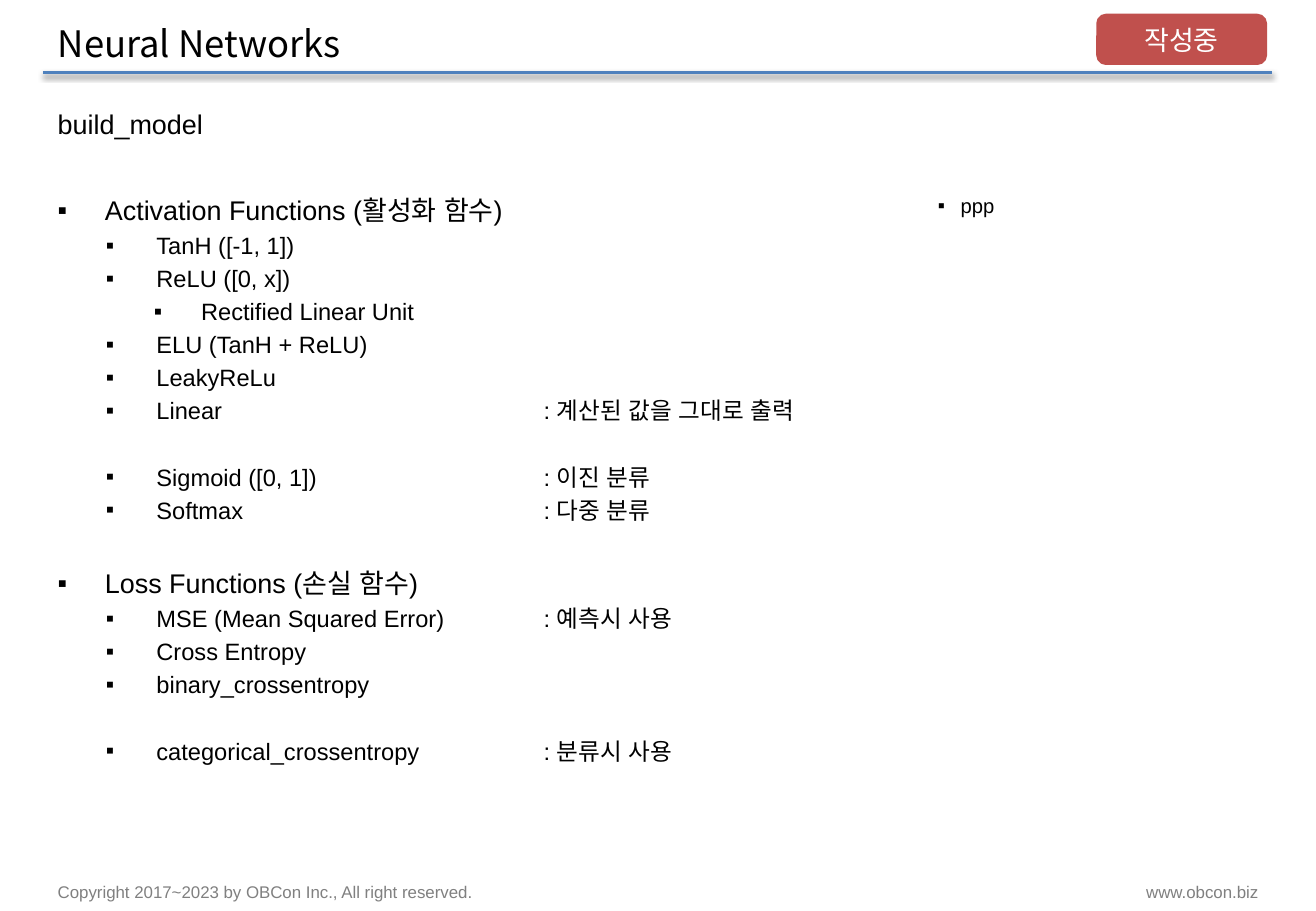
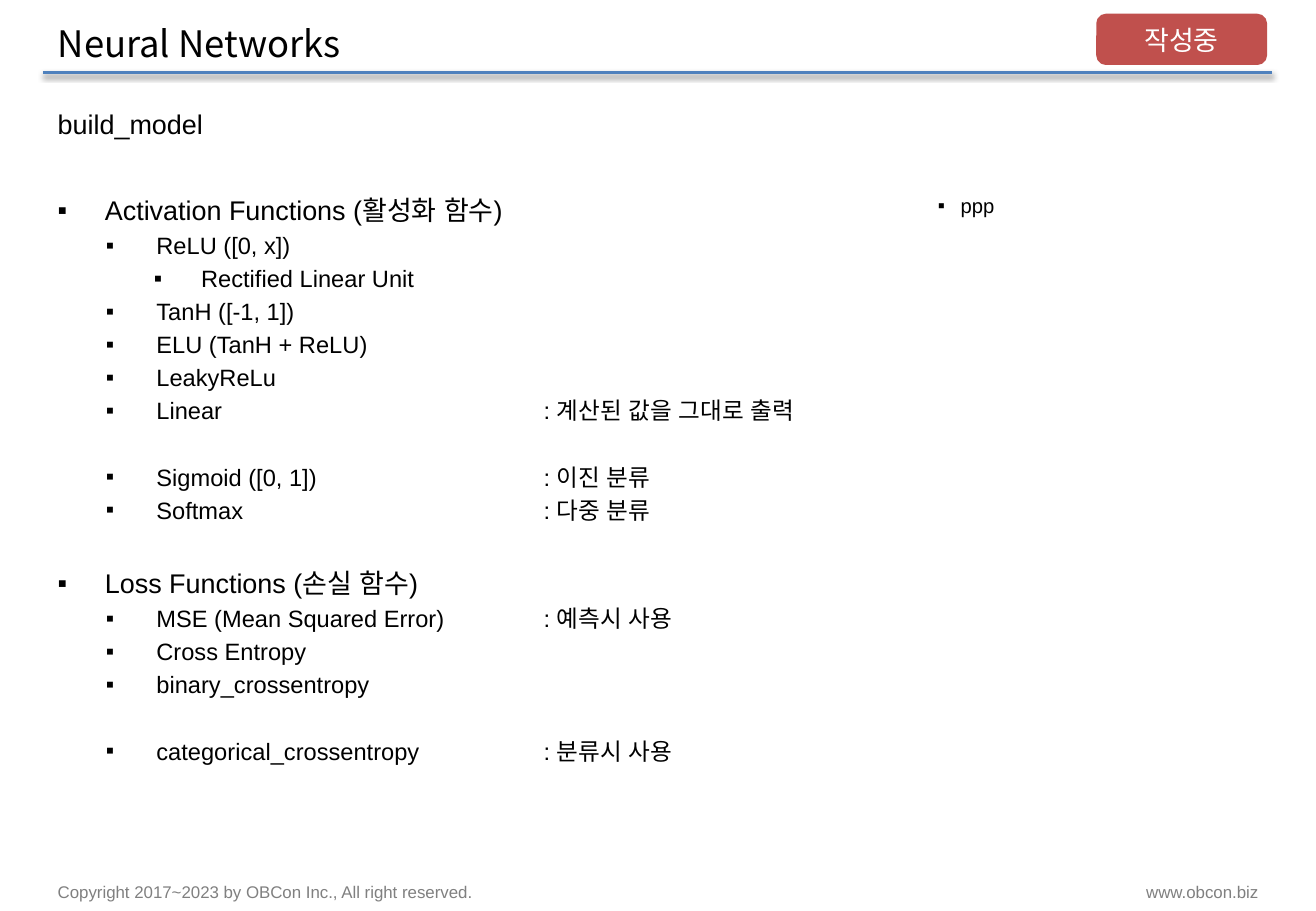
Before and after one commit to pnuskgh/EFriendExpert, a slide deck: slide 8 of laboratory/pnuskgh/docs/Deep_Learning.pptx. Drawn at 1316x911 pixels with LibreOffice and Linux fonts; fonts in the diff are those of the drawing. Boxes give left, top, right and bottom in pixels: in the first picture for what was removed or moved away, otherwise in the second. Text is boxed around its words. In the diff, an @@ line names an element or a change of style, - is before the commit and + after.

```diff
--- a/laboratory/pnuskgh/docs/Deep_Learning.pptx
+++ b/laboratory/pnuskgh/docs/Deep_Learning.pptx
@@ text at (156,237,295,259): paragraph removed @@
-  ▪ TanH ([-1, 1])
@@ text at (156,303,295,325): paragraph added @@
+  ▪ TanH ([-1, 1])
```
Also in this commit, not shown: 17 other slides changed, 1 slide added, 13 other files.
